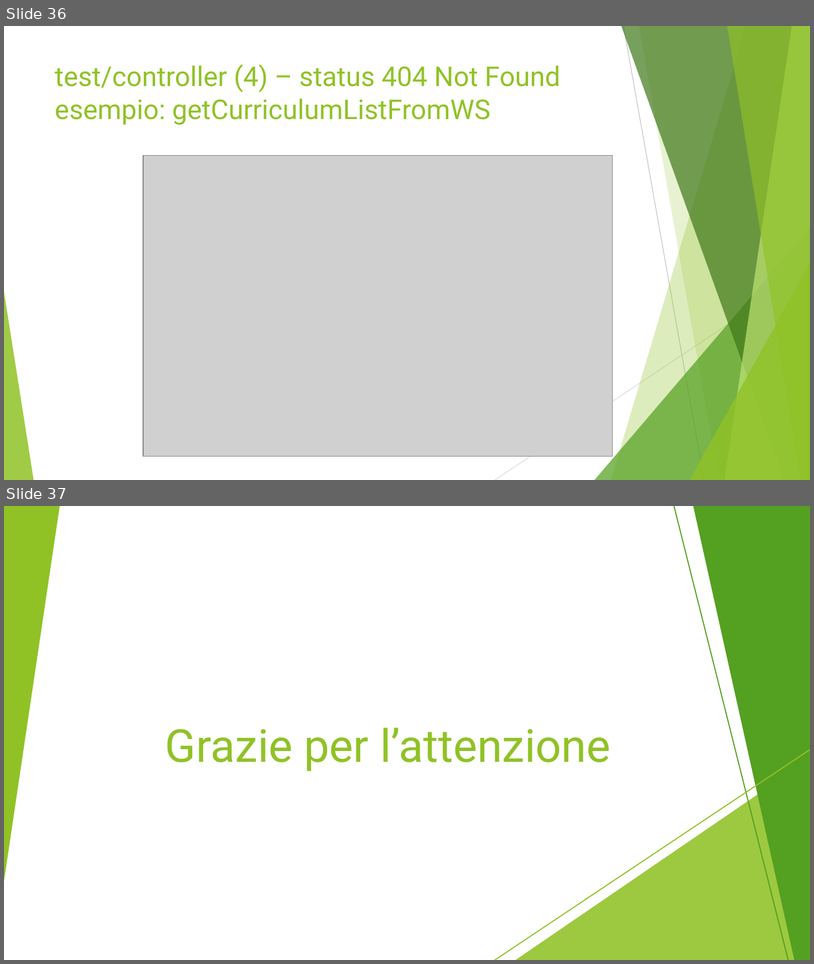
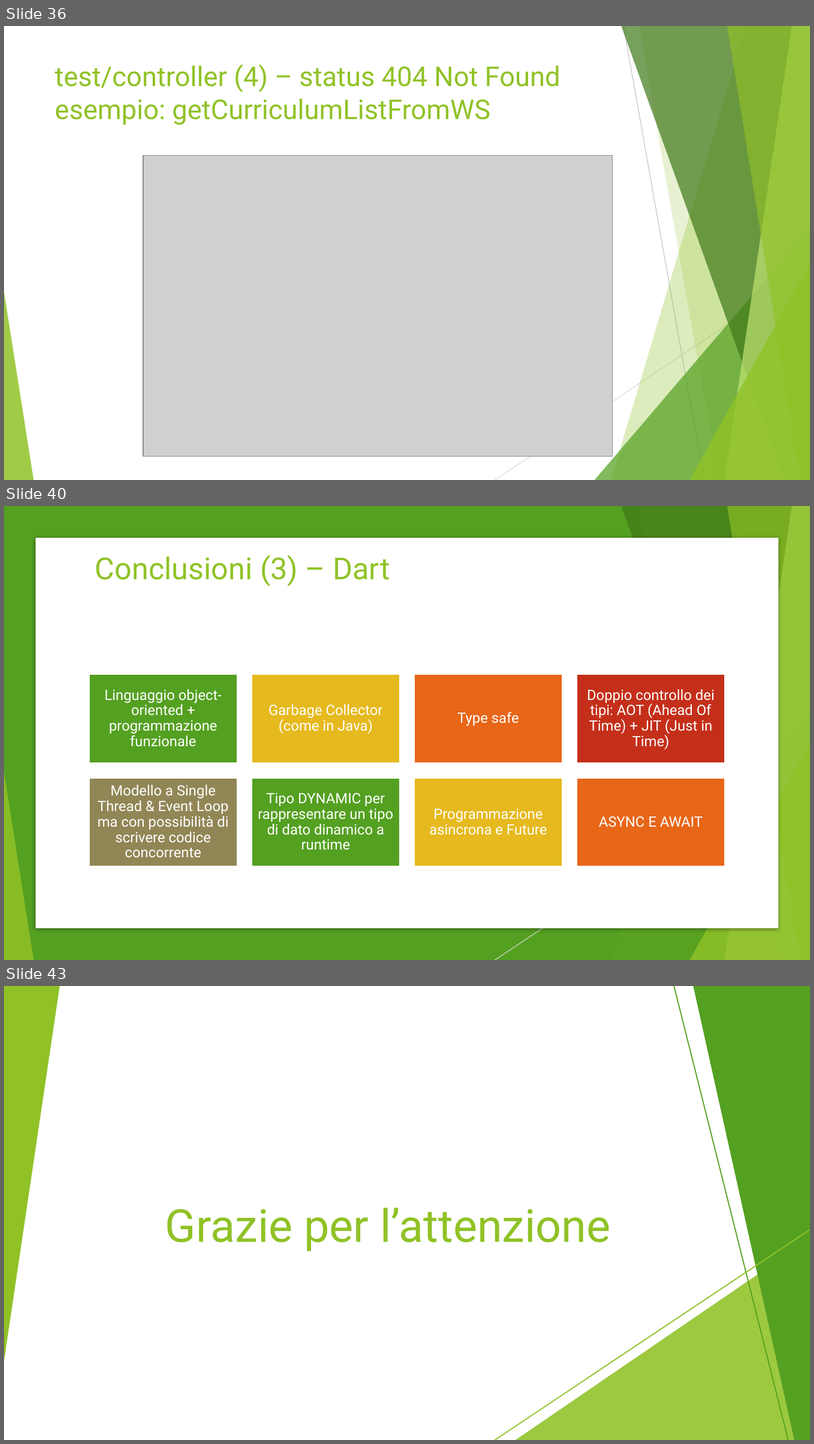
Before and after one commit to luca94-dev/ETutoring-Flutter, a slide deck: report/Bortolotti_DeCenzo_Marignati_Slides.pptx. Shown one above the other, each under a label of ours: slides 36 and 37 before the commit, slides 36, 40 and 43 after it; the slides between them are not shown. The pictures are 814x964 and 814x1444 pixels, drawn with LibreOffice and Linux fonts; fonts in the diff are those of the drawing; grey boxes stand for pictures. Boxes give left, top, right and bottom in pixels: in the first picture for what was removed or moved away, otherwise in the second. Text is boxed around its words. In the diff, an @@ line names an element or a change of style, - is before the commit and + after.

```diff
--- a/report/Bortolotti_DeCenzo_Marignati_Slides.pptx
+++ b/report/Bortolotti_DeCenzo_Marignati_Slides.pptx
@@ slide 40 added at (x1=4, y1=506, x2=810, y2=960), background #FFFFFF; not listed: 8 template elements that a slide beside it also shows @@
@@ rectangle added at (x1=4, y1=506, x2=810, y2=960), fill #54A021 @@
@@ rectangle added at (x1=35, y1=538, x2=779, y2=928), fill #FFFFFF @@
@@ title added at (x1=95, y1=555, x2=390, y2=586), 36 pt, text #90C226 @@
+Conclusioni (3) – Dart
@@ group added at (x1=4, y1=506, x2=810, y2=960): 5 freeform shapes, 3 triangles, 1 line @@
@@ group added at (x1=4, y1=506, x2=810, y2=960): 5 freeform shapes, 3 triangles, 1 line @@
@@ group added at (x1=89, y1=674, x2=725, y2=867): 8 rectangles, 8 texts @@
+Linguaggio object-oriented + programmazione funzionale
+Garbage Collector (come in Java)
+Type safe
+Doppio controllo dei tipi: AOT (Ahead Of Time) + JIT (Just in Time)
+Modello a Single Thread & Event Loop ma con possibilità di scrivere codice concorrente
+Tipo DYNAMIC per rappresentare un tipo di dato dinamico a runtime
+Programmazione asincrona e Future
+ASYNC E AWAIT
@@ what was slide 37 is now slide 43 @@
```
Also in this commit, not shown: 1 slide changed, 5 other slides added.
